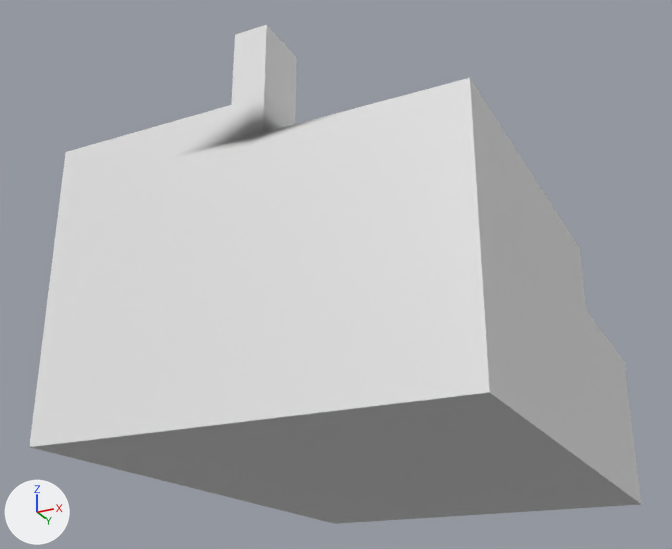
Two versions of the FBX model Assets/Models/Building4.fbx, one commit apart.
Camera for both pictures: a 50 mm camera at (24.8, -56.7, -18.4) aimed at (-2.5, -2.1, 6.2). The lights are fixed; the arrows at lower left show +X, +Y and +Z. The first picture is the older version.
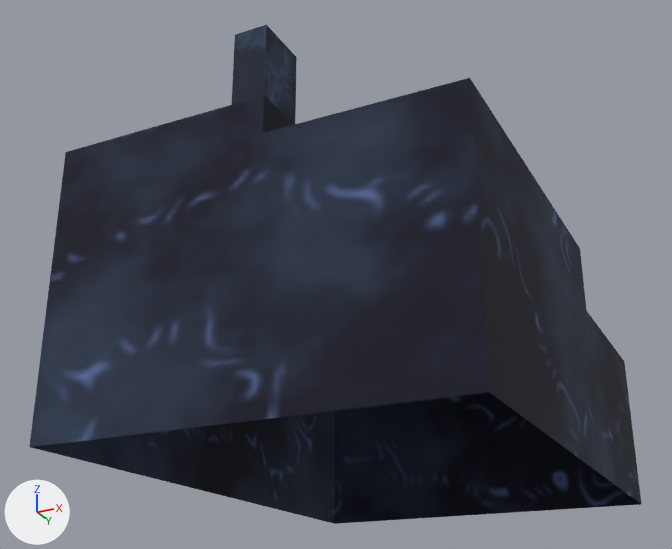
The edits, one by one:
Picture 'Building4.png' (img_building4_png) is new.
Material 'Building4Baked' (mat_building4baked) is new.
Its texture is img_building4_png (with its transparency).
Its roughness is 0.95.
me_cube_278 is used by ob_cube_046; location (-0.02, -0.05, 0.0).
me_cube_278 had 114 vertices, 110 faces and spanned x -13.2..13.2, y -18.4..19.1, z -8.0..15.3.
me_cube_278 now has 112 vertices, 98 faces and spans x -13.2..13.2, y -18.4..19.1, z -8.0..15.3.
Part 1, on me_cube_278:
12 vertices are removed from x -5.1..7.4, y -14.8..5.4, z -8.0.
32 faces are deleted.
10 new vertices lie (0.8, 0.0, 0.0) away from vertices in x 0.4, y -18.4..19.1, z -8.0..8.0.
20 new faces join them.
me_cube_278 part 2: 78 faces spanning x -13.2..13.2, y -18.4..19.1, z -8.0..15.3 switch from mat_colorgrid (white #e7e7e7) to mat_building4baked (picture img_building4_png).

Where the change shows, as pixel boxes (x1, y1, x2, y2) in the pictures (672 x 549 px):
part 1 of me_cube_278, cut back
    before: (31, 97, 640, 524)
    after: (239, 106, 567, 514)
part 2 of me_cube_278, recoloured (darker)
    before: (29, 25, 641, 504)
    after: (29, 25, 641, 524)
